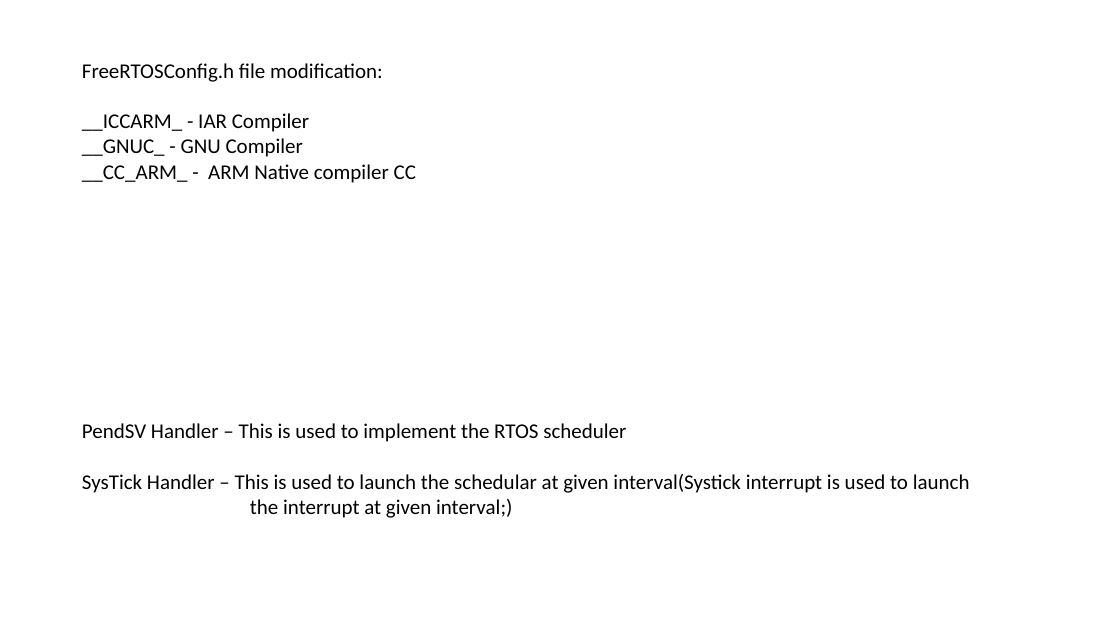
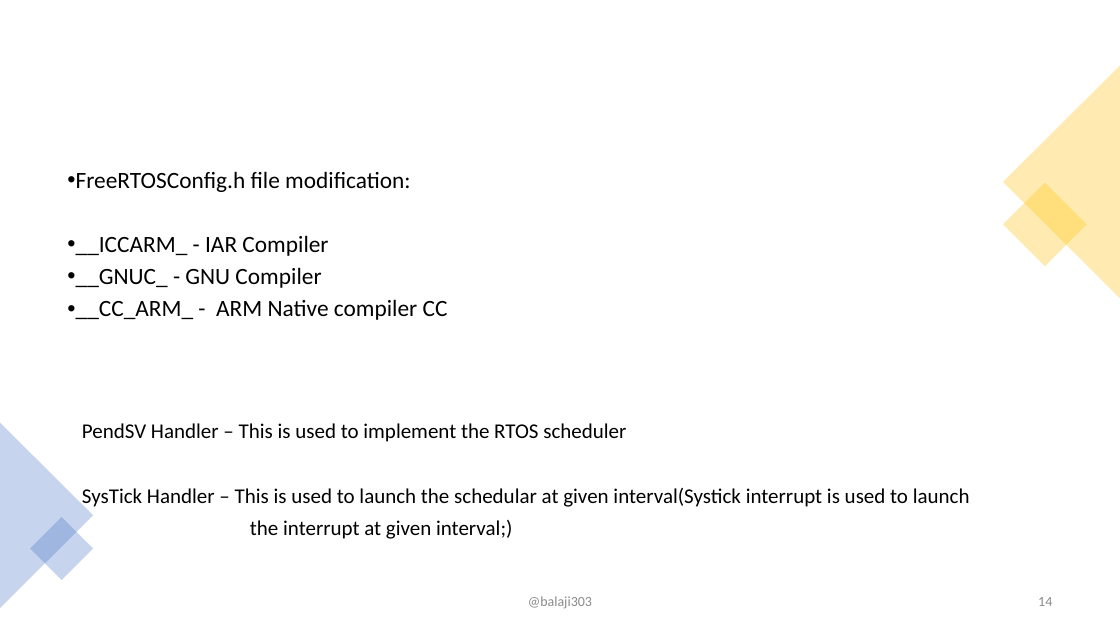
Before and after one commit to balaji303/FreeRTOS, a slide deck: slide 14 of learn/freertos.pptx. Drawn at 1120x630 pixels with LibreOffice and Linux fonts; fonts in the diff are those of the drawing. Boxes give left, top, right and bottom in pixels: in the first picture for what was removed or moved away, otherwise in the second. Text is boxed around its words. In the diff, an @@ line names an element or a change of style, - is before the commit and + after.

Commit message:
07Jan

```diff
--- a/learn/freertos.pptx
+++ b/learn/freertos.pptx
@@ triangle added at [1003,66,1120,298], fill #FFC000 at 30% opacity @@
@@ text "FreeRTOSConfig.h file modification:": place and size @@
-text "FreeRTOSConfig.h file modification:" at [82,63,416,183]
+text "FreeRTOSConfig.h file modification:" at [76,171,448,320]
@@ text "FreeRTOSConfig.h file modification:" at [76,171,448,320]: size 18 to 20 pt; bullet none to •; line spacing 1 to 0.9; more space between paragraphs @@
@@ rectangle added at [1003,183,1088,267], fill #FFC000 at 30% opacity @@
@@ text "PendSV Handler – This is ..." at [82,423,970,539]: more space between paragraphs @@
@@ triangle added at [0,423,93,608], fill #4472C4 at 30% opacity @@
@@ rectangle added at [30,517,93,580], fill #4472C4 at 30% opacity @@
@@ text added at [528,596,592,609], 12 pt, text #8C8C8C @@
+@balaji303
@@ page number added at [1038,597,1052,606], 12 pt, text #8C8C8C @@
+14
```
Also in this commit, not shown: 32 other slides changed, 34 slides added.
